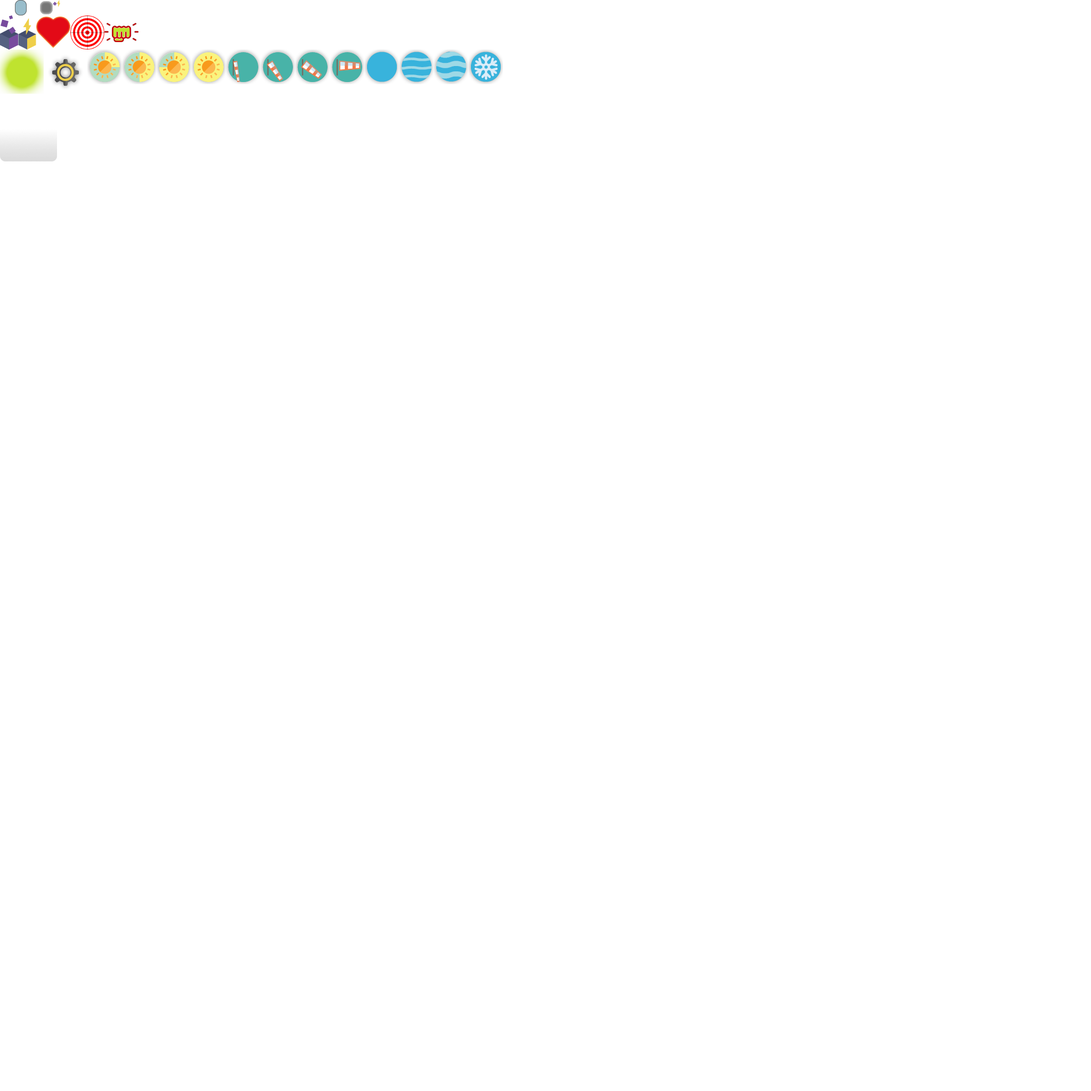
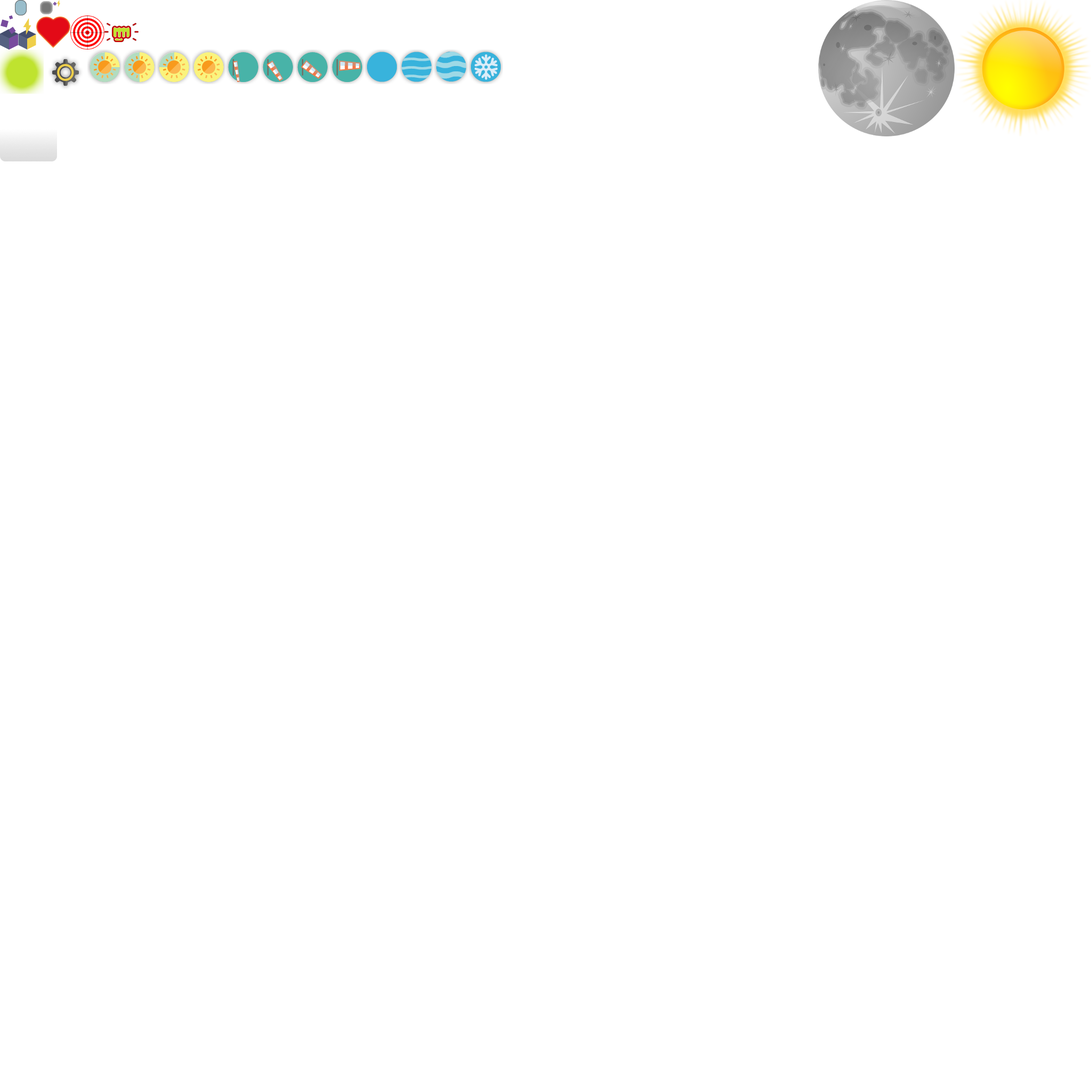
The second (1091, 1091) image is a revision of the first. Changes to its layers:
added layer "moon.png" above "sun.png" over (818, 0, 956, 137)
added layer "sun.png" above "sun (1).png" over (955, 0, 1091, 137)
